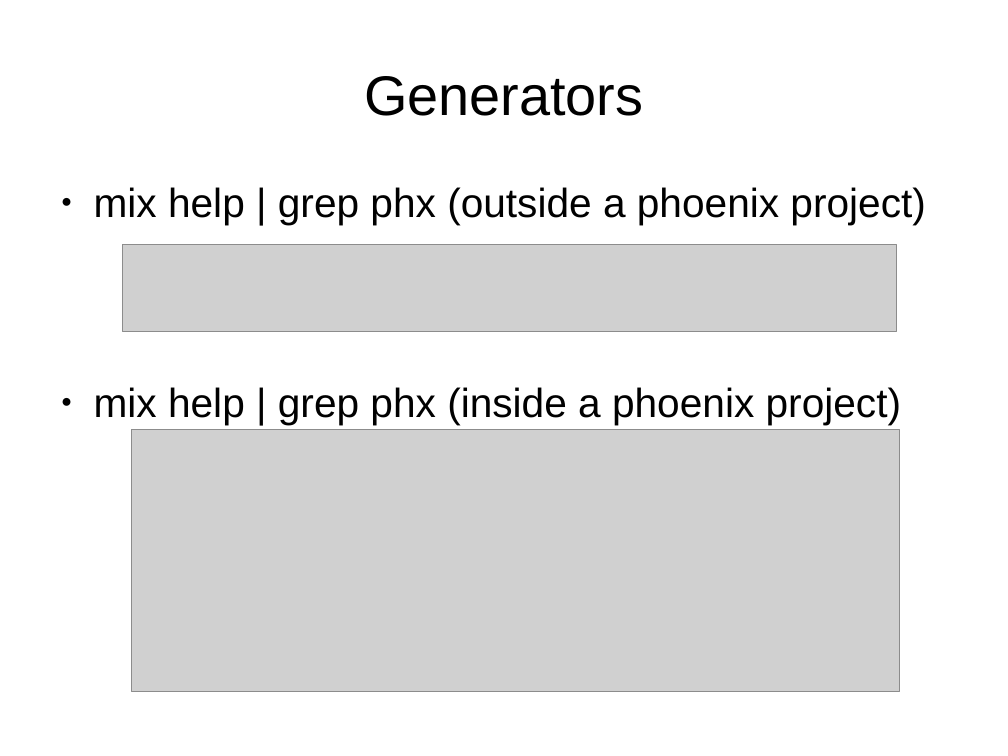
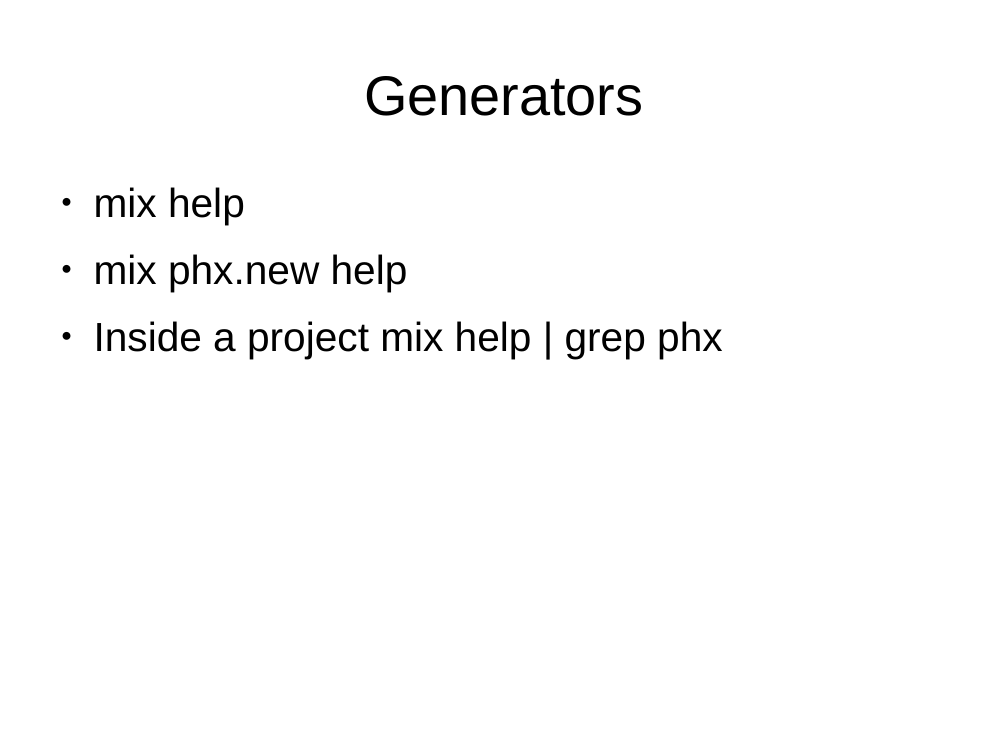
Before and after one commit to ramortegui/talks, a slide deck: slide 7 of odps/working_with_phoenix.odp. Drawn at 1008x756 pixels with LibreOffice and Linux fonts; fonts in the diff are those of the drawing; grey boxes stand for pictures. Boxes give left, top, right and bottom in pixels: in the first picture for what was removed or moved away, otherwise in the second. Text is boxed around its words. In the diff, an @@ line names an element or a change of style, - is before the commit and + after.

Commit message:
Add generator samples.

```diff
--- a/odps/working_with_phoenix.odp
+++ b/odps/working_with_phoenix.odp
@@ text at (94,187,723,358): text changed @@
-● mix help | grep phx (outside a phoenix project)
-● mix help | grep phx (inside a phoenix project)
+● mix help
+● mix phx.new help
+● Inside a project mix help | grep phx
@@ picture removed at (123,245,897,332) @@
@@ picture removed at (132,429,901,691) @@
```
